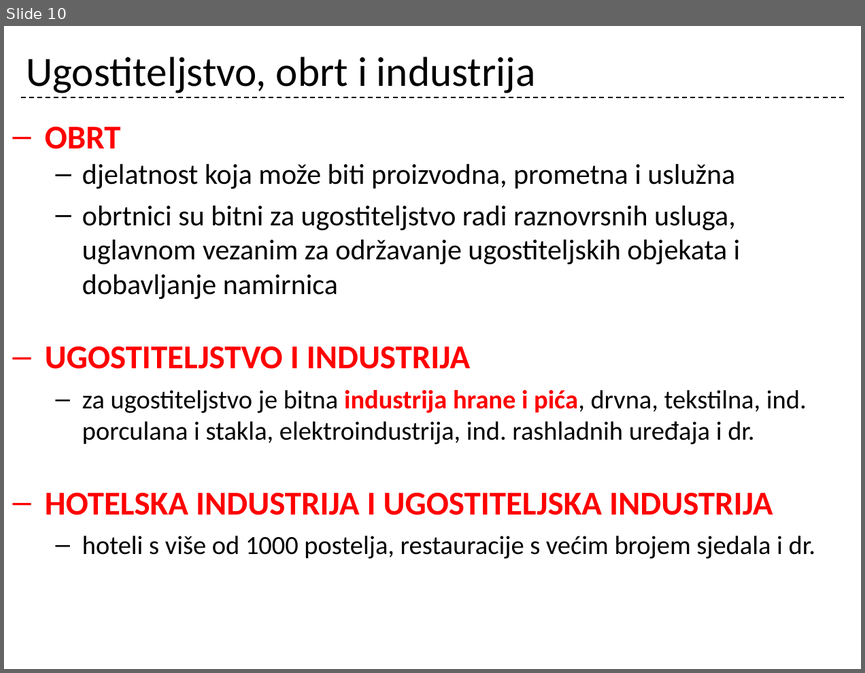
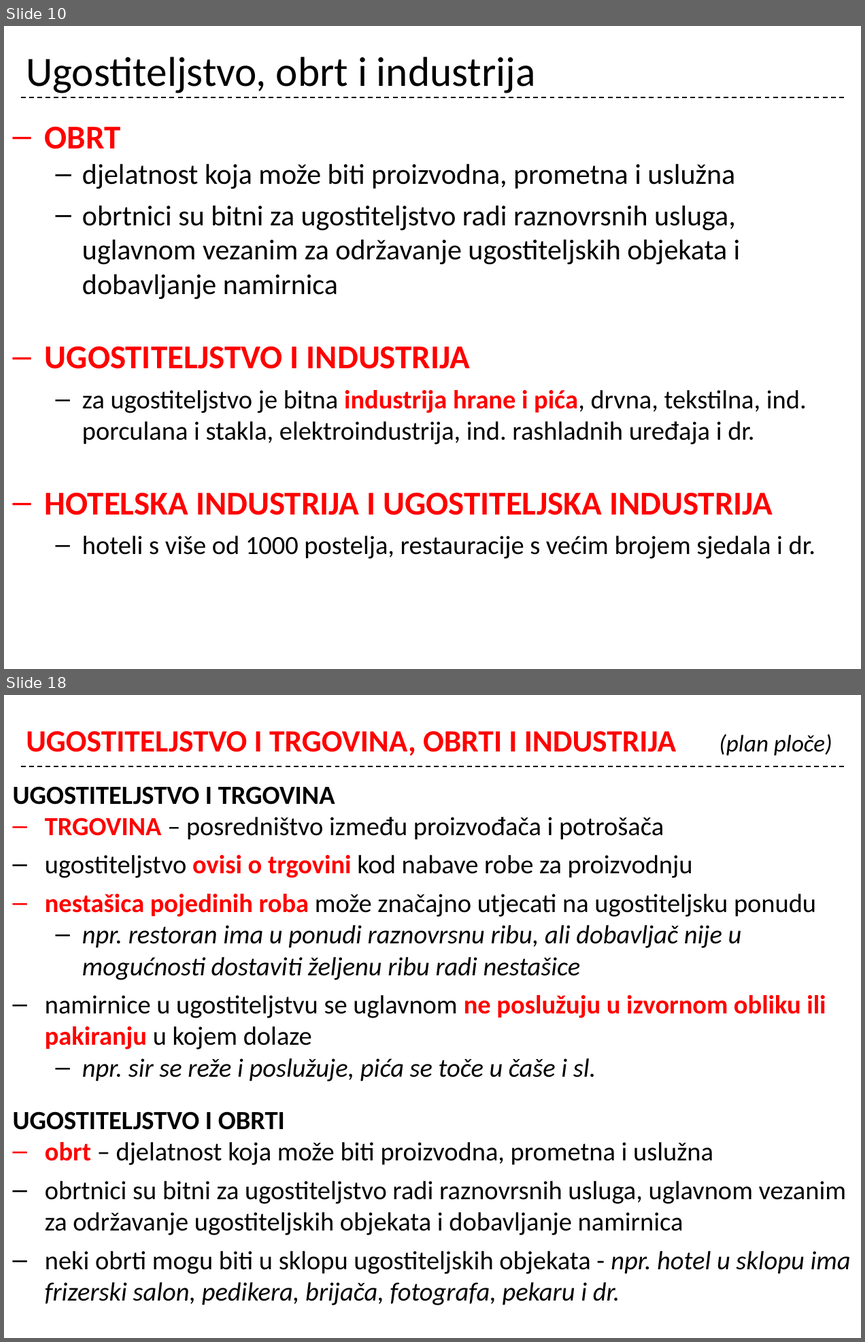
Before and after one commit to cornx/print, a slide deck: data/organizacija/001_uvod_i_ug_kao_gosp_djelatnost_ponavljanje.pptx. Shown one above the other, each under a label of ours: slide 10 before the commit, slides 10 and 18 after it; the slides between them are not shown. The pictures are 865x673 and 865x1342 pixels, drawn with LibreOffice and Linux fonts; fonts in the diff are those of the drawing. Boxes give left, top, right and bottom in pixels: in the first picture for what was removed or moved away, otherwise in the second. Text is boxed around its words. In the diff, an @@ line names an element or a change of style, - is before the commit and + after.

```diff
--- a/data/organizacija/001_uvod_i_ug_kao_gosp_djelatnost_ponavljanje.pptx
+++ b/data/organizacija/001_uvod_i_ug_kao_gosp_djelatnost_ponavljanje.pptx
@@ slide 18 added at <box>4,695,861,1338</box>, background #FFFFFF; not listed: 1 template element that a slide beside it also shows @@
@@ title added at <box>26,731,832,756</box>, 26 pt, text #FF0000, bold @@
+UGOSTITELJSTVO I TRGOVINA, OBRTI I INDUSTRIJA (plan ploče)
@@ text added at <box>13,786,851,1305</box>, 22 pt, text #000000 @@
+UGOSTITELJSTVO I TRGOVINA
+– TRGOVINA – posredništvo između proizvođača i potrošača
+– ugostiteljstvo ovisi o trgovini kod nabave robe za proizvodnju
+– nestašica pojedinih roba može značajno utjecati na ugostiteljsku ponudu
+  – npr. restoran ima u ponudi raznovrsnu ribu, ali dobavljač nije u mogućnosti dostaviti željenu ribu radi nestašice
+– namirnice u ugostiteljstvu se uglavnom ne poslužuju u izvornom obliku ili pakiranju u kojem dolaze
+  – npr. sir se reže i poslužuje, pića se toče u čaše i sl.
+UGOSTITELJSTVO I OBRTI
+– obrt – djelatnost koja može biti proizvodna, prometna i uslužna
+– obrtnici su bitni za ugostiteljstvo radi raznovrsnih usluga, uglavnom vezanim za održavanje ugostiteljskih objekata i dobavljanje namirnica
+  – neki obrti mogu biti u sklopu ugostiteljskih objekata - npr. hotel u sklopu ima frizerski salon, pedikera, brijača, fotografa, pekaru i dr.
```
Also in this commit, not shown: 8 other slides added.
